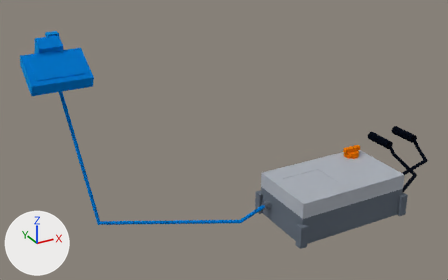
The glTF model media/model.glb, before and after one commit.
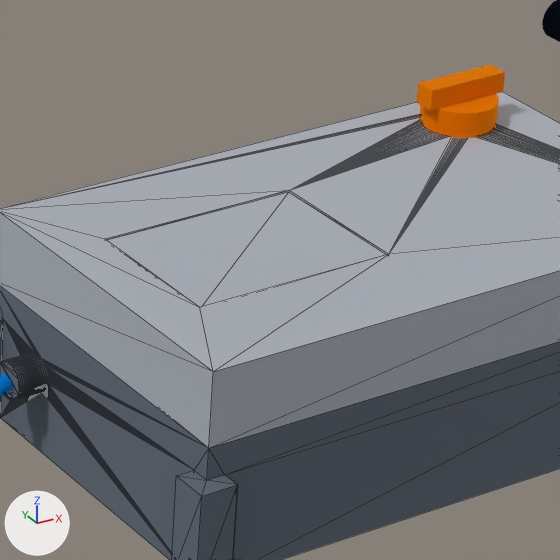
There are two pictures of each version: one whole from a 50 mm camera at (-0.651, -0.779, 0.583) aimed at (-0.138, 0.153, 0.117), one close up on the part from 59% to 83% of the width and 47% to 86% of the height. Lighting does not change. The marker at lower left points along +X, +Y and +Z. The first two pictures are the older version. The close-ups show mesh edges as thin lines. Where no turn or scale is listed for an object, it has been applied to the vertices.

In view in the first close-up: 'DC isolator, 2-pole', 'Enclosure body, IP54 ABS', 'Enclosure lid with window' and 2 more.
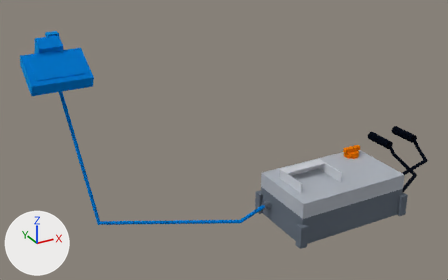
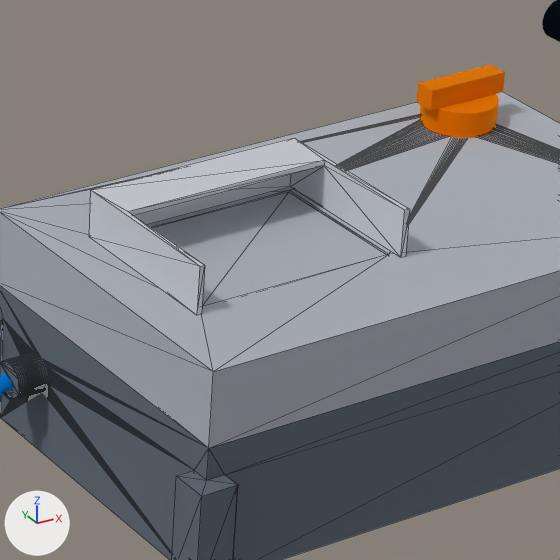
What differs and where, as boxes (x1, y1, x2, y2) in the close-ups (560 x 560 px):
'Display sun hood, printed', added
    after: (89, 138, 410, 315)

Edits to the bpy script that builds the scene:
```text
Add mat_mat_13:
    mat_mat_13 = principled_material('mat_13')
    mat_mat_13.base_color = (0.784, 0.799, 0.831)  # white #e5e7eb
    mat_mat_13.metallic = 1.0
    mat_mat_13.roughness = 1.0
Add me_display_sun_hood__printed:
    me_display_sun_hood__printed.from_pydata(...)  # 20 vertices, 36 faces; spans x -0.093..-0.007, y -0.032..0.032, z 0.08..0.098
    me_display_sun_hood__printed.materials.append(mat_mat_13)  # white #e5e7eb
Add ob_display_sun_hood__printed:
    ob_display_sun_hood__printed = bpy.data.objects.new('Display sun hood, printed', me_display_sun_hood__printed)
    ob_display_sun_hood__printed.location = (0.0, 0.0, 0.0)
```
